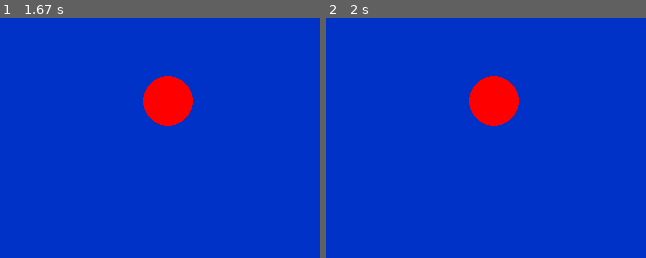
Above: before the commit, frames 1-2 (left to right).
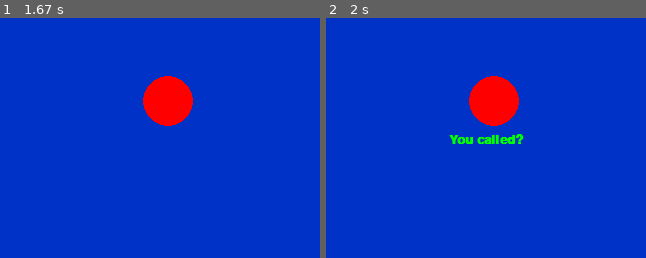
Above: after the commit, the same moments.

Repository: cam-rod/Tower-Of-Hanoi
Game: pygame game, started from pygame-test.py
Two runs of this game, one before a commit and one after it. Both use one fixed random seed, a clock stepped at 60 frames per second and the inputs below. The source is Python 2; it was converted automatically to run under Python 3.
Inputs:
- Up to frame 1 (1.67 s): no input
- Up to frame 2 (2 s): tap T at 1.9 s
The pictures show only the part of the screen within x 24-74%, y 33-83%; the shares and areas given below are measured in that part.

Frame 1 is identical in both runs. In frame 2, 0.6% of the frame differs, in the area x 38-62%, y 48-53%.

Commit message:
added text knowledge

Diff:
--- a/pygame-test.py
+++ b/pygame-test.py
@@ -87,6 +87,27 @@
 
                     screen.blit(ball, (320-25, 240-25))
                     pygame.display.update()
+            elif event.key == pygame.K_t:
+                # Loads text
+                # To start, assign pygame.font.SysFont(nameOfASystemFont or None, heightOfFontInVerticalPixels, optionalBoldbool, optionalItalicsbool)
+                # or pygame.font.Font(fontFileLocation, height) {use pygame.font.match_font(fontname) to get it and .getfonts() for a list of all options}
+                # Then: fontvar.render(text[]2 byte unicode allowed], antialiasbool, textcolour, optionalBGcolour)
+                # Also available is .size(text) {can be used before redndering to get req. size box}, .set_underline/bold/italic(bool) or .get_~/~~/~~~,
+                # .get_linesize() {height of text, recommended space between lines}
+                pygame.font.init()
+                text = pygame.font.SysFont(None, 20, True)
+                yeet = text.render('You called?', True, (0,255,0))
+                yeet = yeet.convert_alpha()
+
+                screen.blit(yeet, (320-45,240+32))
+                pygame.display.update()
+                pygame.time.wait(2000)
+
+                # Consider packaging basic commands like this into a function that can be modified with params
+                screen.blit(background, (0,0))
+                screen.blit(ball, (320-25,240-25))
+                pygame.display.update()
+
             elif event.key == pygame.K_RETURN:
                 for q in range(5):
                     # Move ball to corner, then back
@@ -100,6 +121,10 @@
                     screen.blit(ball, (320-25,240-25))
                     pygame.display.update()
                     pygame.time.wait(500)
+
+            elif event.key == pygame.K_s:
+                # Sprites, check pygame.examples.testsprite.__file__
+                pass
             else:
                 j = j+chr(event.key)
                 i+=1
